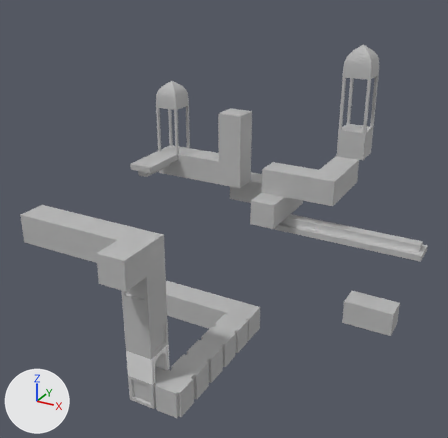
The FBX model Assets/Shader_Choi/Models/Stage4.fbx, before and after one commit.
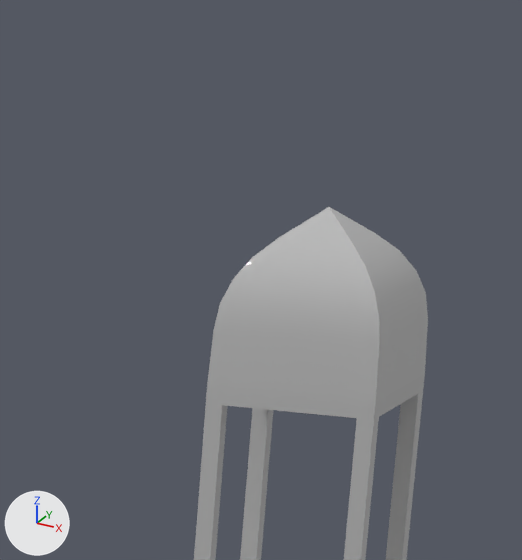
The first picture shows the older version from a camera (50 mm lens) standing at (1.89, -2.75, 2.82) and looking at (-0.05, 0.78, 1.05). The close-ups show both versions on the part from 69% to 88% of the width and 2% to 24% of the height of that picture; other places that the commit changed are outside them. The lights are fixed; the arrows at lower left show +X, +Y and +Z. Where no turn or scale is listed for an object, it has been applied to the vertices. Vertices at the same position are counted once.
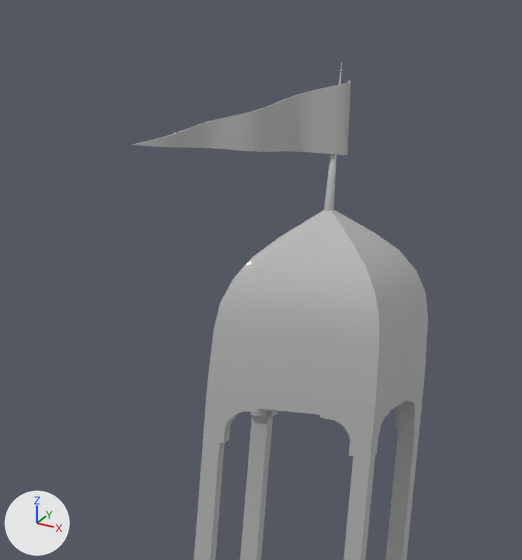
Boxes (x1, y1, x2, y2) around the edits, measured in the close-ups (522 x 560 px):
'Line003', added: after (132, 81, 351, 155)
'Cone003', added: after (324, 62, 342, 211)
part 1 of me_mesh_029, added: after (251, 409, 268, 417)
part 2 of me_mesh_029, added: after (375, 411, 390, 455)
part 3 of me_mesh_029, added: after (219, 405, 261, 443)
part 4 of me_mesh_029, added: after (268, 410, 277, 417)
part 5 of me_mesh_029, added: after (320, 415, 357, 456)

Diff of the bpy script that builds the scene:
```diff
--- a/Assets/Shader_Choi/Models/Stage4.fbx.py
+++ b/Assets/Shader_Choi/Models/Stage4.fbx.py
@@ mat_01___default_001 @@
+mat_01___default_001 = principled_material('01 - Default.001')
+mat_01___default_001.base_color = (0.5, 0.5, 0.5)  # grey #bcbcbc
+mat_01___default_001.roughness = 0.0
@@ me_mesh_029 @@
 # used by ob_box074; location = (0.6, 1.6, 1.6)
-me_mesh_029.from_pydata(...)  # 32 vertices, 26 faces; spans x -0.1..0.1, y -0.1..0.1, z 0.0..0.4
+me_mesh_029.from_pydata(...)  # 192 vertices, 153 faces; spans x -0.1..0.1, y -0.1..0.1, z 0.0..0.4
+# me_mesh_029 part 1: a new loose piece of 20 vertices spanning x -0.1..-0.08, y 0.037..0.08, z 0.336..0.38, in mat_01___default_001 (grey #bcbcbc)
+# me_mesh_029 part 2: a new loose piece of 20 vertices spanning x 0.08..0.1, y -0.08..-0.037, z 0.336..0.38, in mat_01___default_001 (grey #bcbcbc)
+# me_mesh_029 part 3: a new loose piece of 20 vertices spanning x -0.08..-0.037, y -0.1..-0.08, z 0.336..0.38, in mat_01___default_001 (grey #bcbcbc)
+# me_mesh_029 part 4: a new loose piece of 20 vertices spanning x -0.08..-0.037, y 0.08..0.1, z 0.336..0.38, in mat_01___default_001 (grey #bcbcbc)
+# me_mesh_029 part 5: a new loose piece of 20 vertices spanning x 0.037..0.08, y -0.1..-0.08, z 0.336..0.38, in mat_01___default_001 (grey #bcbcbc)
 me_mesh_029.materials.append(mat_01___default)
+me_mesh_029.materials.append(mat_01___default_001)  # grey #bcbcbc
@@ me_mesh_049 @@
+me_mesh_049.from_pydata(...)  # 106 vertices, 105 faces; spans x -0.194..0.007, y -0.157..0.016, z -0.115..-0.034
+me_mesh_049.materials.append(mat_01___default)  # grey #bcbcbc
@@ me_mesh_048 @@
+me_mesh_048.from_pydata(...)  # 25 vertices, 24 faces; spans x -0.006..0.006, y -0.006..0.006, z -0.176..0.0
+me_mesh_048.materials.append(mat_01___default)  # grey #bcbcbc
@@ ob_line003 @@
+ob_line003 = bpy.data.objects.new('Line003', me_mesh_049)
+ob_line003.location = (0.605, 1.592, 2.371)
@@ ob_cone003 @@
+ob_cone003 = bpy.data.objects.new('Cone003', me_mesh_048)
+ob_cone003.location = (0.596, 1.6, 2.362)
```
